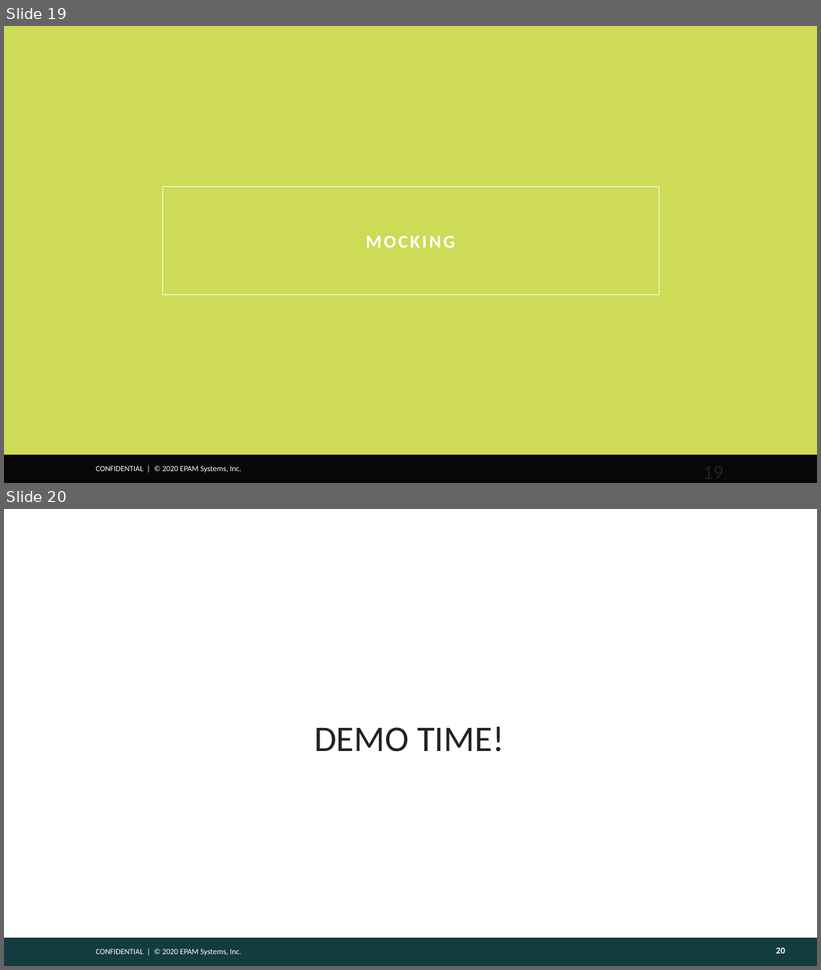
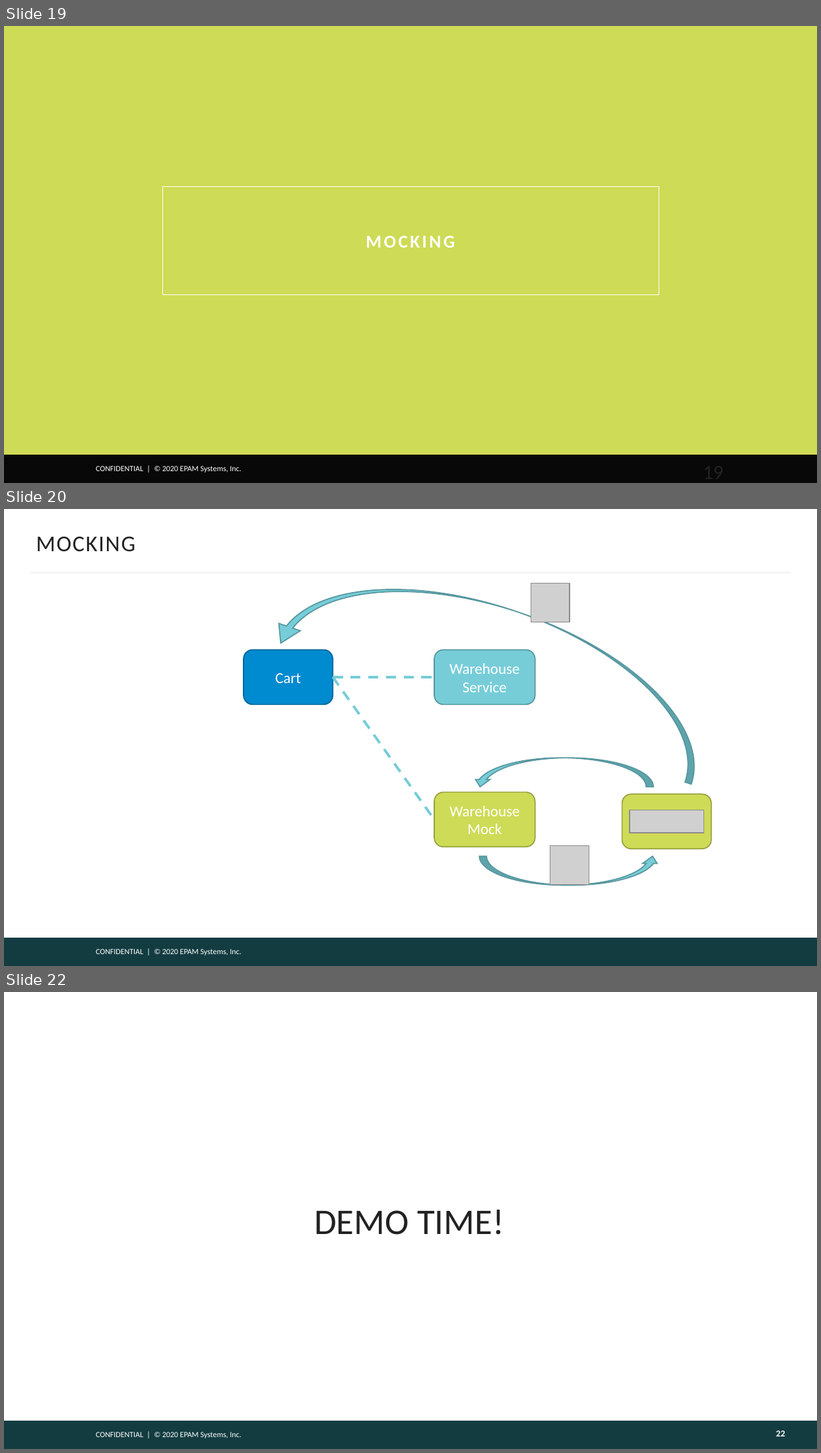
Before and after one commit to gitaroktato/junit5-lectures, a slide deck: slides/lecture_1_intro.pptx. Shown one above the other, each under a label of ours: slides 19 and 20 before the commit, slides 19, 20 and 22 after it; the slides between them are not shown. The pictures are 821x970 and 821x1453 pixels, drawn with LibreOffice and Linux fonts; fonts in the diff are those of the drawing; grey boxes stand for pictures; background and template pictures are left out. Boxes give left, top, right and bottom in pixels: in the first picture for what was removed or moved away, otherwise in the second. Text is boxed around its words. In the diff, an @@ line names an element or a change of style, - is before the commit and + after.

Commit message:
Added cart tests examples

```diff
--- a/slides/lecture_1_intro.pptx
+++ b/slides/lecture_1_intro.pptx
@@ slide 20 added at (4, 509, 817, 966), background #FFFFFF; not listed: 2 template elements that a slide beside it also shows @@
@@ title added at (36, 536, 136, 552), 20 pt, text #222222 @@
+MOCKING
@@ curved right arrow added at (270, 539, 726, 785), fill #76CDD8, outline #5798A0 1 pt @@
@@ line added from (30, 572) to (791, 572), #F5F5F5 1.5 pt @@
@@ picture added at (531, 584, 570, 623) @@
@@ rounded rectangle added at (244, 650, 333, 704), fill #008ACF, outline #006699 1 pt, 13.5 pt, text #FFFFFF @@
+Cart
@@ rounded rectangle added at (434, 650, 535, 704), fill #76CDD8, outline #5798A0 1 pt, 13.5 pt, text #FFFFFF @@
+Warehouse
+Service
@@ line added from (333, 677) to (434, 677), #76CDD8 2.25 pt dashed @@
@@ line added from (333, 677) to (434, 820), #76CDD8 2.25 pt dashed @@
@@ curved right arrow added at (473, 758, 653, 787), fill #76CDD8, outline #5798A0 1 pt @@
@@ rounded rectangle added at (434, 793, 535, 848), fill #CEDB56, outline #98A240 1 pt, 13.5 pt, text #FFFFFF @@
+Warehouse
+Mock
@@ rounded rectangle added at (622, 794, 712, 849), fill #CEDB56, outline #98A240 1 pt @@
@@ picture added at (629, 811, 704, 834) @@
@@ curved right arrow added at (480, 856, 660, 885), fill #76CDD8, outline #5798A0 1 pt @@
@@ picture added at (550, 846, 589, 885) @@
@@ what was slide 20 is now slide 22 @@
@@ page number at (776, 1431, 785, 1437): text changed @@
-20
+22
```
Also in this commit, not shown: 2 other slides added, 1 other file.
